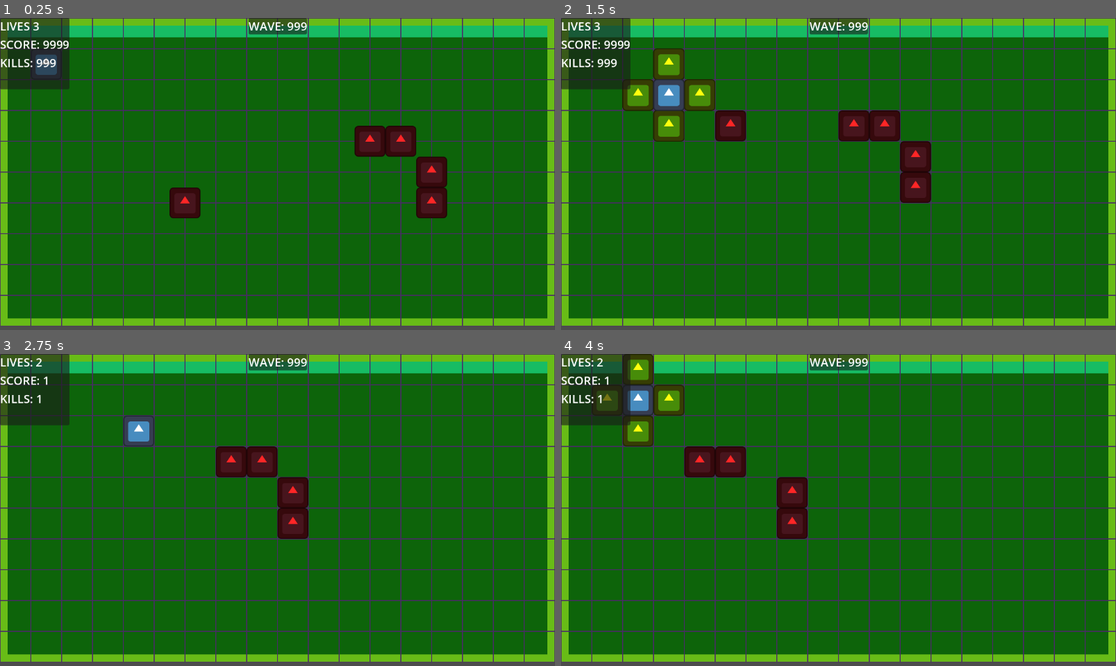
Above: before the commit, frames 1-4 (two rows, left to right).
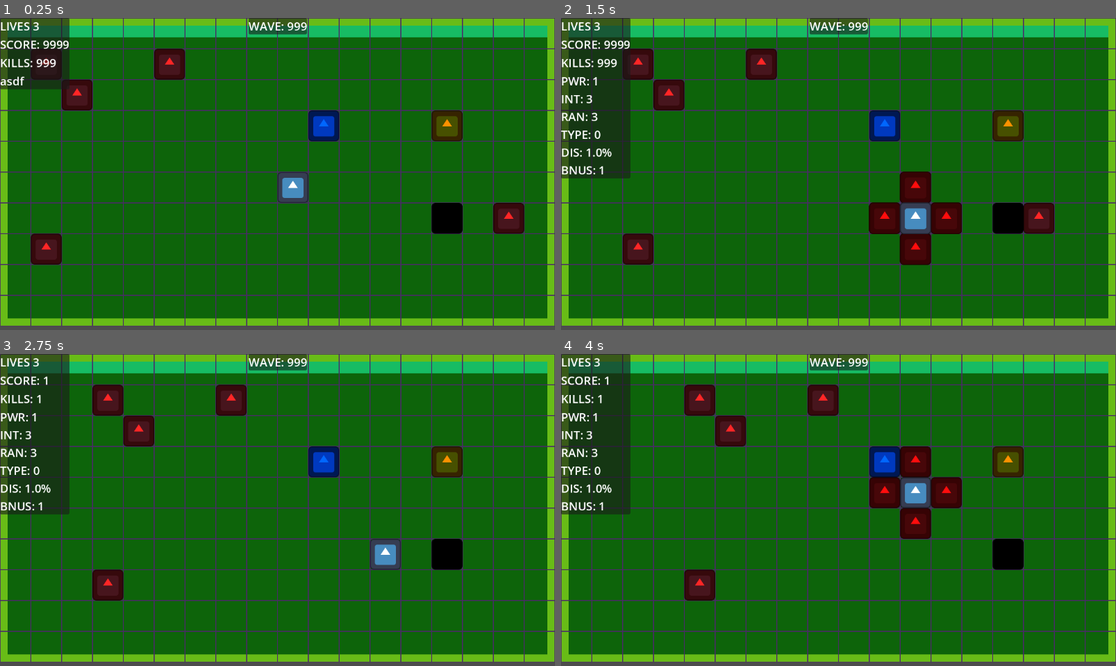
Above: after the commit, the same moments.

Repository: ZayLong/cross-explosion
Game: Godot game, scene res://main.tscn
The game is run twice, just before and just after one commit, with the same random seed, the same clock (stepped at 60 frames per second) and the same inputs. The engine's default icon, where the game draws it, is replaced by a stand-in: a white triangle on a blue panel in a dark square.
Inputs:
- Up to frame 1 (0.25 s): no input
- Up to frame 2 (1.5 s): tap Enter at 0.5 s; hold Right (ui_right) 0.53-1.28 s; hold Down (ui_down) from 1.28 s (still down)
- Up to frame 3 (2.75 s): release Down (ui_down) at 2.03 s; hold Right (ui_right) from 2.03 s (still down)
- Up to frame 4 (4 s): release Right (ui_right) at 2.78 s; hold Up (ui_up) 2.78-3.53 s; tap Space at 3.5 s; hold Left (ui_left) from 3.53 s (still down)

The runs differ from the first frame. In frame 1, 7.5% of the frame differs, in the area x 0-95%, y 9-80%; in frame 2, 14%; in frame 3, 10%; in frame 4, 14%, in the area x 0-84%, y 0-80%.

Commit message:
hazards upgrades etc

Diff:
--- a/enemy_node_2d.gd
+++ b/enemy_node_2d.gd
@@ -13,8 +13,8 @@
 
 func _ready() -> void:
 	_spawn_position()
-	add_to_group("GridNodes")
-	add_to_group("Enemies")
+	add_to_group(&"GridNodes")
+	add_to_group(&"Enemies")
 
 
 func _spawn_position() -> void:
--- a/explosion_node_2d.tscn
+++ b/explosion_node_2d.tscn
@@ -1,22 +1,12 @@
-[gd_scene load_steps=4 format=3 uid="uid://b4j2ke2x4t4vj"]
+[gd_scene load_steps=3 format=3 uid="uid://b4j2ke2x4t4vj"]
 
 [ext_resource type="Texture2D" uid="uid://gcb7u3mw3xin" path="res://icon.svg" id="1_pvutv"]
 [ext_resource type="Script" path="res://explosion_node_2d.gd" id="1_vtc6r"]
-
-[sub_resource type="RectangleShape2D" id="RectangleShape2D_fqfiq"]
-size = Vector2(64, 64)
 
 [node name="ExplosionNode2D" type="Node2D"]
 script = ExtResource("1_vtc6r")
 
 [node name="Sprite2D" type="Sprite2D" parent="."]
-self_modulate = Color(1, 1, 0.05, 1)
+self_modulate = Color(1, 0.05, 0.05, 1)
 scale = Vector2(0.5, 0.5)
 texture = ExtResource("1_pvutv")
-
-[node name="Area2D" type="Area2D" parent="."]
-visible = false
-
-[node name="CollisionShape2D" type="CollisionShape2D" parent="Area2D"]
-position = Vector2(32, 32)
-shape = SubResource("RectangleShape2D_fqfiq")
--- /dev/null
+++ b/hazard_node_2d.gd
@@ -0,0 +1,6 @@
+extends Node2D
+
+
+func _ready() -> void:
+	add_to_group(&"GridNodes")
+	add_to_group(&"Hazards")
--- a/hud.gd
+++ b/hud.gd
@@ -4,6 +4,7 @@
 @export var lives_label:Label
 @export var wave_label:Label
 @export var kill_count_label:Label
+@export var upgrades_label:Label
 
 func _ready() -> void:
 	if tile_map == null: return
@@ -11,6 +12,7 @@
 	tile_map.update_lives.connect(_on_updated_lives)
 	tile_map.update_wave.connect(_on_updated_wave)
 	tile_map.update_kill_count.connect(_on_updated_kill_count)
+	tile_map.update_upgrades.connect(_on_updated_upgrades)
 
 
 func _on_updated_score(score:int) -> void:
@@ -28,3 +30,14 @@
 func _on_updated_kill_count(kill_count:int) -> void:
 	if kill_count_label: kill_count_label.text = str("KILLS: ",kill_count)
 	pass
+
+
+func _on_updated_upgrades(upgrade_info:Dictionary) -> void:
+	if upgrades_label:
+		upgrades_label.text = str(
+			"PWR: ",upgrade_info.explosion_power,  "\n",
+			"INT: ", upgrade_info.explosion_interval, "\n",
+			"RAN: ", upgrade_info.explosion_range, "\n",
+			"TYPE: ", upgrade_info.explosion_pattern,"\n",
+			"DIS: ", upgrade_info.upgrade_discount,"%", "\n",
+			"BNUS: ",upgrade_info.score_bonus,)
--- a/main.tscn
+++ b/main.tscn
@@ -7,6 +7,9 @@
 [ext_resource type="Script" path="res://player_node.gd" id="3_up05d"]
 [ext_resource type="PackedScene" uid="uid://b4igm5eiyijxf" path="res://enemy_node_2d.tscn" id="6_gc3m5"]
 [ext_resource type="Script" path="res://hud.gd" id="7_asw5e"]
+[ext_resource type="Script" path="res://upgrade_node_2d.gd" id="7_ybufe"]
+[ext_resource type="Script" path="res://wall_node_2d.gd" id="8_h0omc"]
+[ext_resource type="Script" path="res://hazard_node_2d.gd" id="9_mpvye"]
 
 [sub_resource type="TileSetAtlasSource" id="TileSetAtlasSource_pjxbp"]
 texture = ExtResource("1_srwke")
@@ -394,9 +397,42 @@
 texture = ExtResource("2_nkf42")
 metadata/_edit_lock_ = true
 
+[node name="UpgradeNode2D" type="Node2D" parent="TileMapLayer"]
+z_index = 2
+position = Vector2(640, 192)
+script = ExtResource("7_ybufe")
+
+[node name="Sprite2D" type="Sprite2D" parent="TileMapLayer/UpgradeNode2D"]
+self_modulate = Color(0, 0.403922, 1, 1)
+scale = Vector2(0.5, 0.5)
+texture = ExtResource("2_nkf42")
+metadata/_edit_lock_ = true
+
+[node name="WallNode2D" type="Node2D" parent="TileMapLayer"]
+z_index = 2
+position = Vector2(896, 192)
+script = ExtResource("8_h0omc")
+
+[node name="Sprite2D" type="Sprite2D" parent="TileMapLayer/WallNode2D"]
+self_modulate = Color(0.994081, 0.56808, 0, 1)
+scale = Vector2(0.5, 0.5)
+texture = ExtResource("2_nkf42")
+metadata/_edit_lock_ = true
+
+[node name="HazardNode2D" type="Node2D" parent="TileMapLayer"]
+z_index = 2
+position = Vector2(896, 384)
+script = ExtResource("9_mpvye")
+
+[node name="Sprite2D" type="Sprite2D" parent="TileMapLayer/HazardNode2D"]
+self_modulate = Color(0, 0, 0, 1)
+scale = Vector2(0.5, 0.5)
+texture = ExtResource("2_nkf42")
+metadata/_edit_lock_ = true
+
 [node name="CanvasLayer" type="CanvasLayer" parent="."]
 
-[node name="PanelContainer" type="PanelContainer" parent="CanvasLayer" node_paths=PackedStringArray("tile_map", "score_label", "lives_label", "wave_label", "kill_count_label")]
+[node name="PanelContainer" type="PanelContainer" parent="CanvasLayer" node_paths=PackedStringArray("tile_map", "score_label", "lives_label", "wave_label", "kill_count_label", "upgrades_label")]
 offset_right = 144.0
 offset_bottom = 148.0
 script = ExtResource("7_asw5e")
@@ -405,6 +441,7 @@
 lives_label = NodePath("VBoxContainer/LivesLabel")
 wave_label = NodePath("../PanelContainer2/Label")
 kill_count_label = NodePath("VBoxContainer/KillsLabel")
+upgrades_label = NodePath("VBoxContainer/UpgradesLabel")
 metadata/_edit_lock_ = true
 
 [node name="VBoxContainer" type="VBoxContainer" parent="CanvasLayer/PanelContainer"]
@@ -425,8 +462,9 @@
 text = "KILLS: 999"
 label_settings = SubResource("LabelSettings_m4h3m")
 
-[node name="Label" type="Label" parent="CanvasLayer/PanelContainer/VBoxContainer"]
-layout_mode = 2
+[node name="UpgradesLabel" type="Label" parent="CanvasLayer/PanelContainer/VBoxContainer"]
+layout_mode = 2
+text = "asdf"
 label_settings = SubResource("LabelSettings_m4h3m")
 
 [node name="PanelContainer2" type="PanelContainer" parent="CanvasLayer"]
--- a/tile_map_layer.gd
+++ b/tile_map_layer.gd
@@ -6,6 +6,7 @@
 signal update_wave(wave:int)
 signal update_lives(lives:int)
 signal update_kill_count(kill_count:int)
+signal update_upgrades(upgrade_info:Dictionary)
 enum ExplosionPattern {CROSS, SQUARE, DIAMOND, PATCH}
 
 @export var explosion_node:PackedScene
@@ -15,19 +16,40 @@
 var player:Node2D
 var lives:int = 3
 var score:int = 0
-var score_mod:int = 10
+
 var current_wave:int = 1
 var kill_count:int = 0
 var grid_nodes:Dictionary
 var virtual_tile_map:Dictionary
-var explosion_interval:int = 3
+
 var astar_grid:AStarGrid2D = AStarGrid2D.new()
 var enemy_count:int = 5
 var turns:int = 0
 var is_exploding:bool = false
 var whos_turn:String = "PLAYER" ## PLAYER | ENEMY | EXPLOSION?
 var is_processing_turn:bool = false
-
+var steps_per_turn:int = 1
+var player_map_pos:Vector2i
+
+## UPGRADES AND POWERUPS
+var explosion_pattern:ExplosionPattern = ExplosionPattern.CROSS
+var explosion_range:int = 3
+var explosion_interval:int = 3
+var explosion_power:int = 1
+var explosion_chain:float = 1 # probability that an enemy will blow up and cause a chain reaction
+var score_bonus:int = 1
+var upgrade_discount:float = 1
+
+var current_upgrades:Dictionary = {
+	'explosion_pattern': explosion_pattern,
+	'explosion_range': explosion_range,
+	'explosion_interval': explosion_interval,
+	'explosion_power': explosion_power,
+	'explosion_chain': explosion_chain,
+	"score_bonus": score_bonus,
+	"upgrade_discount": upgrade_discount,
+	"steps_per_turn": steps_per_turn
+}
 
 func _ready() -> void:
 	var my_seed:int = "Godot Rocks".hash()
@@ -36,18 +58,24 @@
 	for cell in self.get_used_cells():
 		virtual_tile_map[cell] = {
 			"grid_node": null,
-			"is_wall": get_cell_tile_data(cell).get_custom_data("is_wall"),
-			"explosion_interval": explosion_interval,
-			"moves_per_turn": 2
+			"is_wall": self.get_cell_tile_data(cell).get_custom_data(&"is_wall"),
+			"is_hazardous": false,
+			"is_enemy": false,
+			"is_player": false
 		}
 	for child in get_children():
 		if child.is_in_group(&"GridNodes"):
-			child.move_request.connect(_on_move_request.bind(child))
+
 			var map_pos:Vector2i = self.local_to_map(child.position)
-			#if child.is_in_group(&&"Enemies"): connect("took_damage")
+			if child.is_in_group(&"Walls"): virtual_tile_map[map_pos].is_wall = true
+			if child.is_in_group(&"Hazards"): virtual_tile_map[map_pos].is_hazardous = true
+			child.position = map_to_local(map_pos)
 			if child.is_in_group(&"Player"):
-				map_pos = starting_position
-				child.position = self.map_to_local(map_pos)
+				#virtual_tile_map[map_pos].is_player = true
+				child.move_request.connect(_on_move_request.bind(child))
+				player_map_pos = map_pos
+				#map_pos = starting_position
+				#child.position = self.map_to_local(map_pos)
 			virtual_tile_map[map_pos].grid_node = child
 	player = get_tree().get_first_node_in_group(&"Player")
 	_astar_grid_setup()
@@ -55,20 +83,43 @@
 		_spawn_enemies()
 
 
+
+func _get_powerup(upgrade_type) -> void:
+
+	pass
+
+
+func _get_upgrade() -> void:
+
+	update_upgrades.emit(current_upgrades)
+	pass
+
+
 ## Evaluate whether or not the requester can move and to where.
 func _on_move_request(_direction:Vector2i, _node:Node2D) -> void:
 	if is_processing_turn: return
-	var map_pos:Vector2i = self.local_to_map(_node.position)
-	var new_map_pos:Vector2i = map_pos + _direction
-	if _is_tile_valid(new_map_pos) == false: return
+	if _node.is_in_group(&"Player") == false: return
+
+	var new_map_pos:Vector2i = player_map_pos + _direction
+	if virtual_tile_map.has(new_map_pos) == false: return
+	if virtual_tile_map[new_map_pos].is_wall: return
 	is_processing_turn = true
-	virtual_tile_map[new_map_pos] = virtual_tile_map[map_pos].duplicate()
-	virtual_tile_map[map_pos].grid_node = null
+	if virtual_tile_map[new_map_pos].is_hazardous:
+		_hurt_player()
+	virtual_tile_map[new_map_pos] = virtual_tile_map[player_map_pos].duplicate()
+	virtual_tile_map[player_map_pos].grid_node = null
+	player_map_pos = new_map_pos
 	move_response.emit(self.map_to_local(new_map_pos), _node)
+
 	await _evaluate_explosion(new_map_pos)
-	_move_enemies()
+	if steps_per_turn <= 0:
+		_move_enemies()
+		steps_per_turn = 1
+	else:
+		steps_per_turn -= 1
 	## Everyone has finished moving, now lets EXPLODE (maybe)
 	is_processing_turn = false
+	update_upgrades.emit(current_upgrades)
 
 
 signal completed
@@ -76,8 +127,8 @@
 	var has_emitted:bool = false
 	is_exploding = true
 
-	if forced == false: virtual_tile_map[_center_coord].explosion_interval -= 1
-	if virtual_tile_map[_center_coord].explosion_interval > 0 && forced == false:
+	if forced == false: explosion_interval -= 1
+	if explosion_interval > 0 && forced == false:
 		is_exploding = false
 		return
 	_explosion_range = _explosion_range if _explosion_range % 2 != 0 else _explosion_range + 1 # make sure it's fairly odd!
@@ -99,18 +150,20 @@
 					has_emitted = true
 					)
 
-	virtual_tile_map[_center_coord].explosion_interval = explosion_interval
+	explosion_interval = current_upgrades.explosion_interval
 	is_exploding = false
 	if has_emitted == false: await completed
 
 
-
-func _hurt_enemies(cell) -> void:
+func _hurt_enemies(cell:Vector2i) -> void:
 	if virtual_tile_map.has(cell) == false: return
 	if virtual_tile_map[cell].grid_node == null: return
 	if virtual_tile_map[cell].grid_node.is_in_group(&"Enemies") == false: return
 	## await grid_node.hurt_animation
-	if virtual_tile_map[cell].grid_node.is_queued_for_deletion() == false: virtual_tile_map[cell].grid_node.queue_free()
+	if virtual_tile_map[cell].grid_node.is_queued_for_deletion() == false:
+		virtual_tile_map[cell].grid_node.queue_free()
+		virtual_tile_map[cell].grid_node = null
+		_explode_enemies(cell)
 	score += 1
 	kill_count += 1
 	update_score.emit(score)
@@ -120,8 +173,8 @@
 func _instance_explosion(cell:Vector2i) -> void:
 	if explosion_node == null || explosion_node.can_instantiate() == false: return
 	var instance = explosion_node.instantiate()
-	instance.position = map_to_local(cell)
-	add_child(instance)
+	instance.position = self.map_to_local(cell)
+	self.add_child(instance)
 
 
 ## ENEMY MOVEMENT
@@ -139,12 +192,15 @@
 	for cell in self.get_used_cells():
 		var tile_data:TileData = self.get_cell_tile_data(cell)
 		#if _is_tile_valid(cell) == false: astar_grid.set_point_solid(cell, true)
-		if tile_data.get_custom_data('is_wall') == true:
-			astar_grid.set_point_solid(cell, true)
+		if tile_data.get_custom_data('is_wall') == true: astar_grid.set_point_solid(cell, true)
+		if virtual_tile_map.has(cell):
+			if virtual_tile_map[cell].grid_node != null:
+				if virtual_tile_map[cell].grid_node.is_in_group(&"Walls"): astar_grid.set_point_solid(cell, true)
 
 
 ## Enemies have x change of exploding, creating a chain reaction
-func _explode_enemies() -> void:
+func _explode_enemies(cell:Vector2i) -> void:
+	await _evaluate_explosion(cell, true)
 	pass
 
 func _sort_by_real_distance(a:Node2D,b:Node2D) -> bool:
@@ -155,7 +211,7 @@
 		return false
 
 func _sort_by_grid_distance(a:Node2D, b:Node2D) -> bool:
-	var player_tile:Vector2i = local_to_map(player.position)
+	var player_tile:Vector2i = self.local_to_map(player.position)
 	var a_tile:Vector2i = a.position
 	var b_tile:Vector2i = b.position
 
@@ -178,17 +234,19 @@
 		var player_position:Vector2i = self.local_to_map(player.position)
 		var movement_points = astar_grid.get_point_path(our_pos, player_position)
 		if movement_points.size() < 2: continue
-		var new_map_pos:Vector2i = local_to_map(movement_points[1])
+		var new_map_pos:Vector2i = self.local_to_map(movement_points[1])
 
 		if virtual_tile_map.has(new_map_pos) == false: continue
 		if virtual_tile_map[new_map_pos].grid_node != null:
 			if virtual_tile_map[new_map_pos].grid_node.is_in_group(&"Enemies"):
 				continue
 		if virtual_tile_map[new_map_pos].is_wall: continue
-		if movement_points.size() > 1: enemy.global_position = movement_points[1]
+		if movement_points.size() > 1:
+			enemy.global_position = movement_points[1]
 		if virtual_tile_map[new_map_pos].grid_node == player:
 			_hurt_player()
 			continue
+		if virtual_tile_map[new_map_pos].is_hazardous: _hurt_enemies(our_pos)
 		if virtual_tile_map[new_map_pos].grid_node != player:
 			virtual_tile_map[new_map_pos] = virtual_tile_map[our_pos].duplicate()
 			virtual_tile_map[our_pos].grid_node = null
@@ -199,18 +257,16 @@
 	lives -= 1
 	update_lives.emit(lives)
 	if lives >= 0:
-		print("EMERGENCY")
-		await _evaluate_explosion(local_to_map(player.position), true)
-	else:
-		print("WE ALREADY DEAD")
+		await _evaluate_explosion(self.local_to_map(player.position), true)
+	else:
+		print("DEAD")
 	# some hurt feedback
-
 
 
 func _get_random_tile_away_from(target_pos: Vector2, min_distance:int = 8) -> Vector2:
 	var picked_tiles:Array[Vector2i] = []
 	var valid_tiles:Array[Vector2i] = []
-	for cell in get_used_cells():
+	for cell in self.get_used_cells():
 		if abs(cell.x - target_pos.x) + abs(cell.y - target_pos.y) >= min_distance:
 			picked_tiles.append(cell)
 
@@ -236,11 +292,11 @@
 
 func _spawn_enemies() -> void:
 	if enemy_node.can_instantiate() == false: return
-	var player_map_position:Vector2i = local_to_map(player.position)
+	var player_map_position:Vector2i = self.local_to_map(player.position)
 	var spawn_map_position:Vector2i = _get_random_tile_away_from(player_map_position)
 	var i:Node2D = enemy_node.instantiate()
-	i.position = map_to_local(spawn_map_position)
 	add_child(i)
+	i.position = self.map_to_local(spawn_map_position )+ Vector2(-32,-32)
 	virtual_tile_map[spawn_map_position].grid_node = i
 
 
--- /dev/null
+++ b/upgrade_node_2d.gd
@@ -0,0 +1,6 @@
+extends Node2D
+
+
+func _ready() -> void:
+	add_to_group(&"GridNodes")
+	add_to_group(&"Upgrades")
--- /dev/null
+++ b/wall_node_2d.gd
@@ -0,0 +1,6 @@
+extends Node2D
+
+
+func _ready() -> void:
+	add_to_group(&"GridNodes")
+	add_to_group(&"Walls")
Not shown: 1 places in main.tscn that only renumber resources
